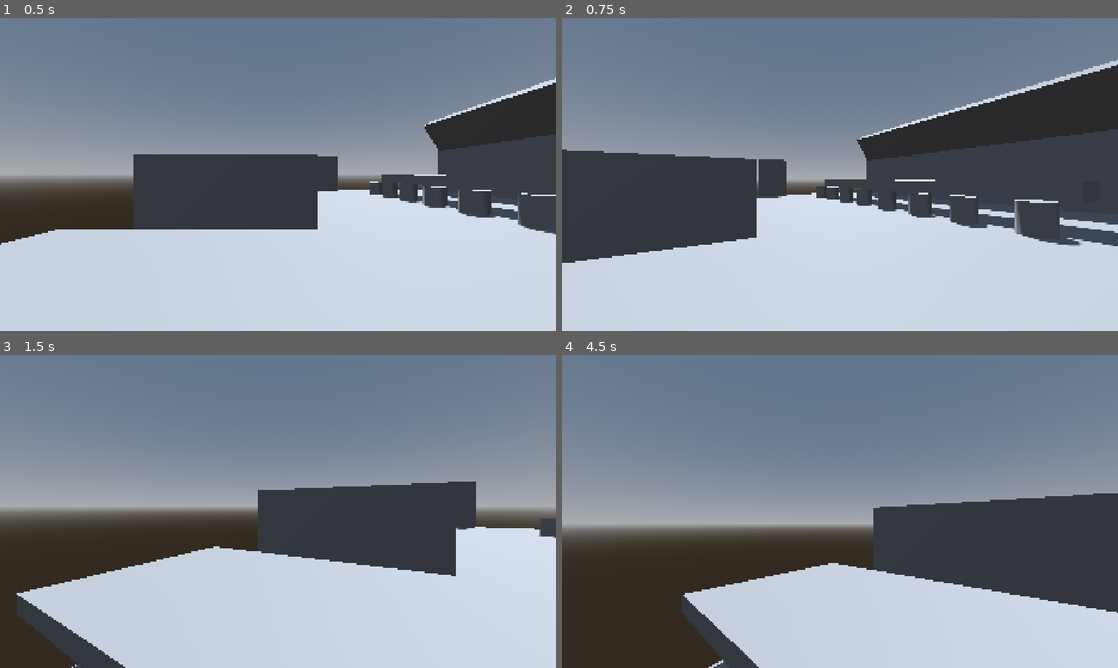
Above: before the commit, frames 1-4 (two rows, left to right).
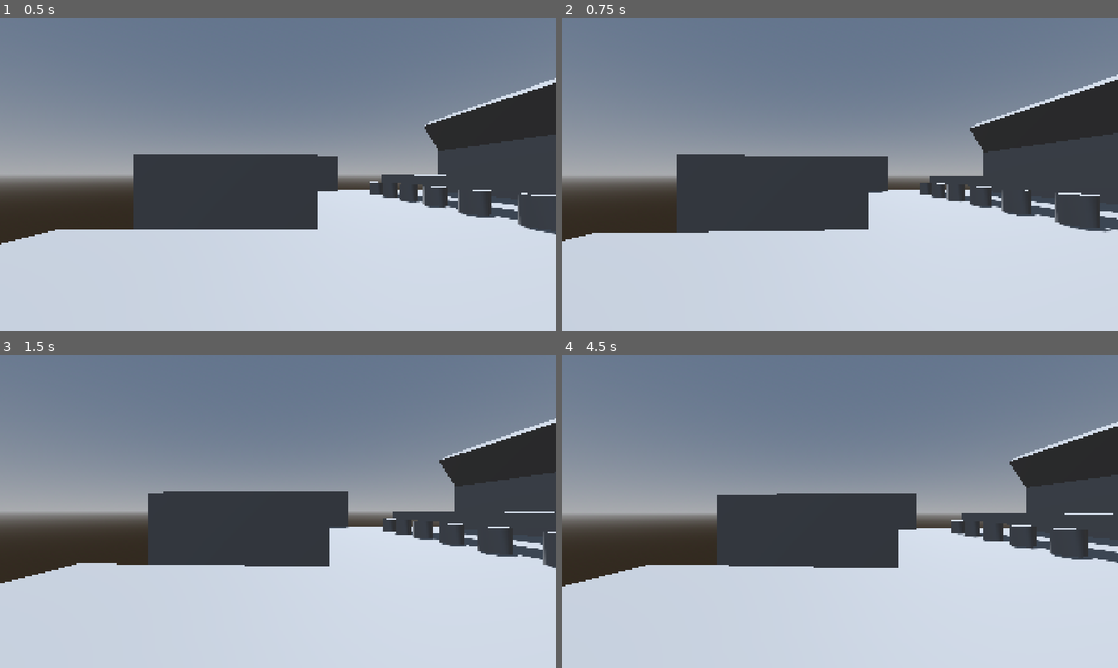
Above: after the commit, the same moments.

Repository: ShadowFlame-EthanG/comfy_autumn_jam_2026
Game: Godot game, scene res://Scenes/diner.tscn
Same seed, same stepped clock (60 frames per second), same inputs: the game is played once before the commit and once after it.
Inputs (mouse positions are in pixels of both pictures, inside the frame that each line leads up to):
- Up to frame 1 (0.5 s): no input
- Up to frame 2 (0.75 s): tap Enter at 0.5 s; move the mouse to (867, 174) at 0.52 s
- Up to frame 3 (1.5 s): tap Space at 1.25 s; move the mouse to (250, 511) at 1.27 s
- Up to frame 4 (4.5 s): tap Enter at 2, 3.5 s; move the mouse to (851, 505) at 2.02 s; tap Space at 2.75, 4.25 s; move the mouse to (834, 517) at 2.77 s; move the mouse to (878, 514) at 3.52 s; move the mouse to (795, 508) at 4.27 s

Frame 1 is identical in both runs. In frame 2, 19% of the frame differs, in the area x 0-100%, y 13-79%; in frame 3, 20%; in frame 4, 28%, in the area x 0-100%, y 21-100%.

Commit message:
slowe mouse sensitivity

Diff:
--- a/comfy-autumn-jam-noire/Scripts/player.gd
+++ b/comfy-autumn-jam-noire/Scripts/player.gd
@@ -1,6 +1,6 @@
 extends CharacterBody3D
 
-@export var look_sensitivity: float = 0.005
+@export var look_sensitivity: float = 0.0005
 
 @onready var head = $Head
 @onready var camera = $Head/Camera3D
Not shown, added: key
Not shown, added: key.pub
